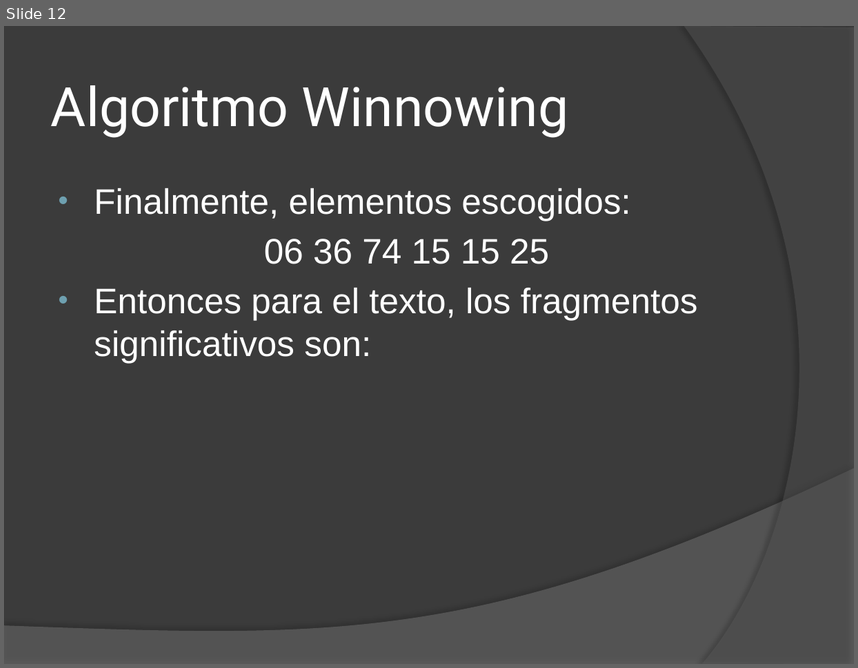
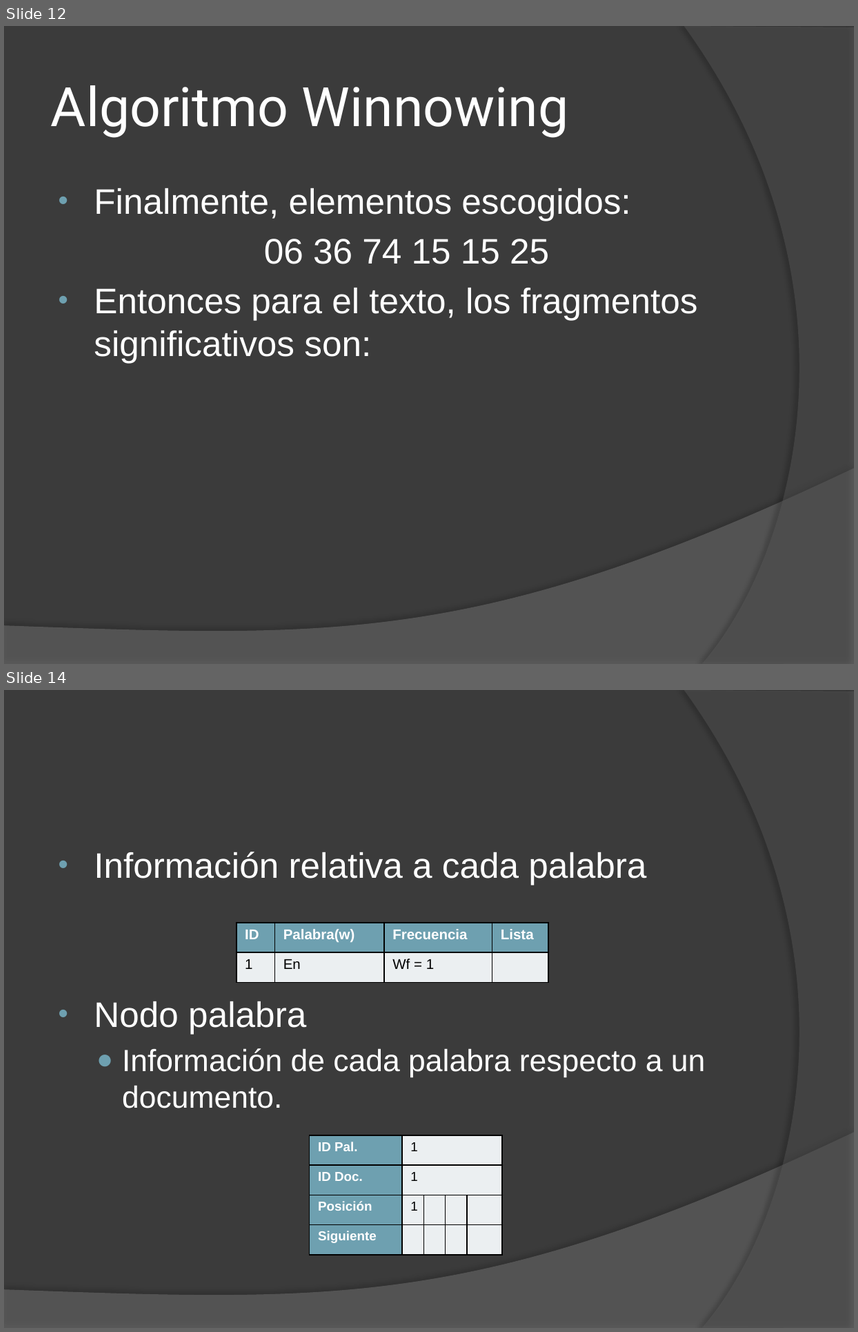
Before and after one commit to diegohttp/plagiarius, a slide deck: Lab4/diapositivas dp1[1].pptx. Shown one above the other, each under a label of ours: slide 12 before the commit, slides 12 and 14 after it; the slides between them are not shown. The pictures are 858x668 and 858x1332 pixels, drawn with LibreOffice and Linux fonts; fonts in the diff are those of the drawing. Boxes give left, top, right and bottom in pixels: in the first picture for what was removed or moved away, otherwise in the second. Text is boxed around its words. In the diff, an @@ line names an element or a change of style, - is before the commit and + after.

```diff
--- a/Lab4/diapositivas dp1[1].pptx
+++ b/Lab4/diapositivas dp1[1].pptx
@@ slide 14 added at (x1=4, y1=690, x2=854, y2=1328), background #3B3B3B; not listed: 2 template elements that a slide beside it also shows @@
@@ text added at (x1=94, y1=851, x2=705, y2=1108), 26 pt, text #FFFFFF @@
+• Información relativa a cada palabra
+• Nodo palabra
+  ● Información de cada palabra respecto a un documento.
@@ table added at (x1=236, y1=922, x2=548, y2=982), 2 rows, 4 columns @@
+ID | Palabra(w) | Frecuencia | Lista
+1 | En | Wf = 1 | 
@@ table added at (x1=309, y1=1134, x2=500, y2=1254), 4 rows, 5 columns @@
+ID Pal. | 1 |  |  | 
+ID Doc. | 1 |  |  | 
+Posición | 1 |  |  | 
+Siguiente |  |  |  | 
```
Also in this commit, not shown: 1 slide changed, 2 other slides added.
